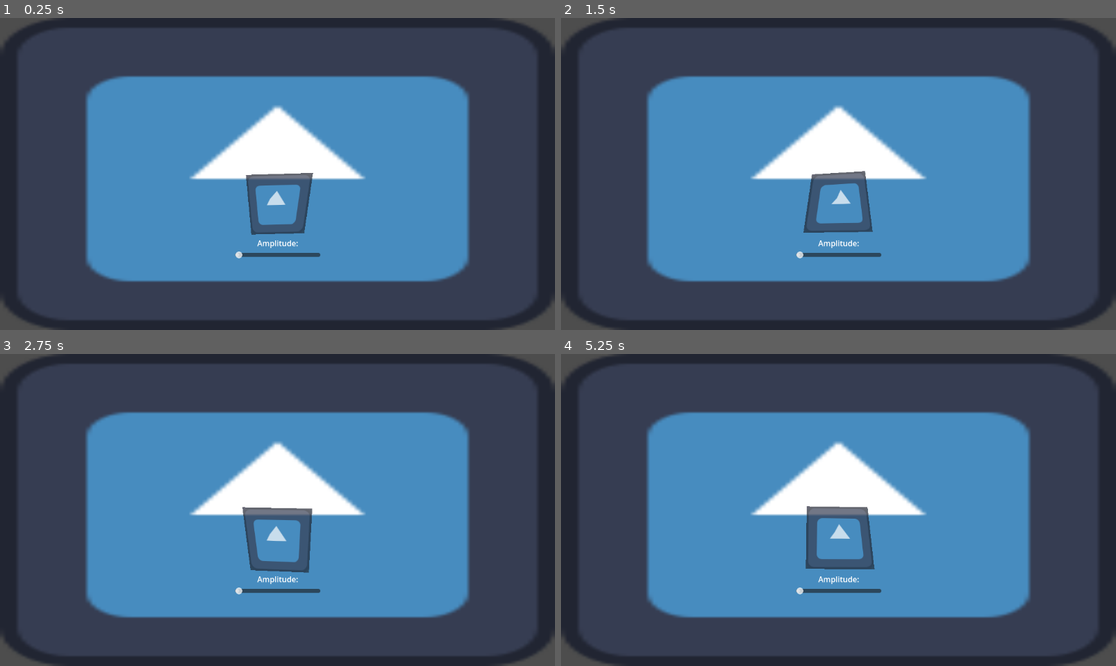
Above: before the commit, frames 1-4 (two rows, left to right).
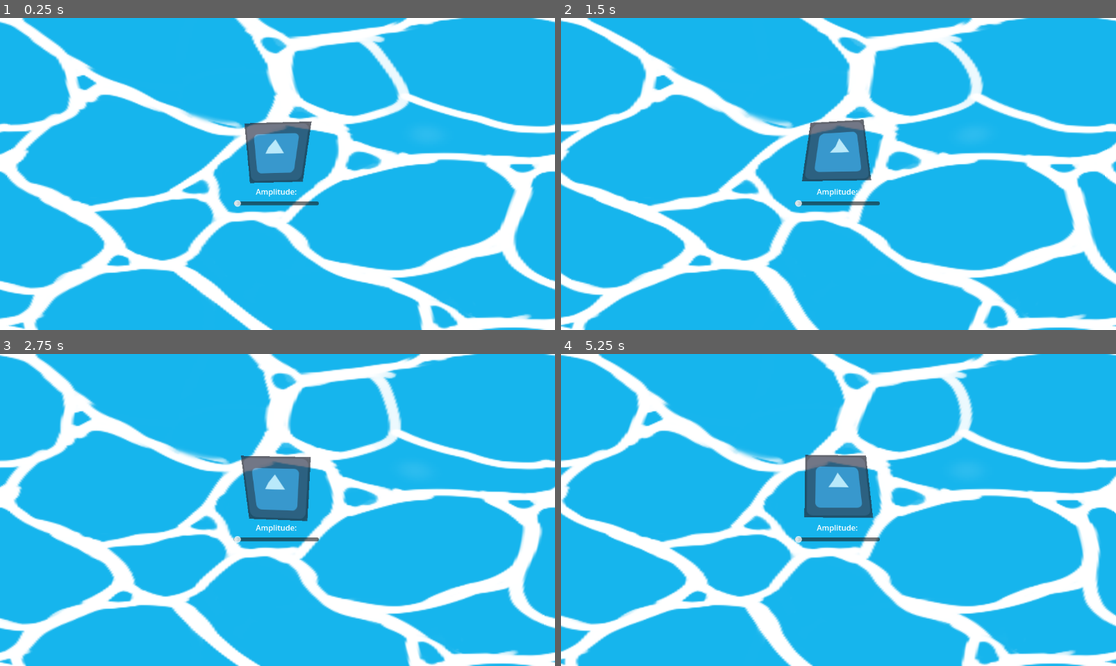
Above: after the commit, the same moments.

Repository: batako/Shader-on-Godot
Game: Godot game, scene res://main.tscn
The game is run twice, just before and just after one commit, with the same random seed, the same clock (stepped at 60 frames per second) and the same inputs. The engine's default icon, where the game draws it, is replaced by a stand-in: a white triangle on a blue panel in a dark square.
Inputs:
- Up to frame 1 (0.25 s): no input
- Up to frame 2 (1.5 s): no input
- Up to frame 3 (2.75 s): no input
- Up to frame 4 (5.25 s): no input

The runs differ from the first frame. In frame 1, 99% of the frame differs, in the area x 0-100%, y 0-100%; in frame 2, 100%; in frame 3, 100%; in frame 4, 100%.

Commit message:
水の揺らぎ追加

Diff:
--- a/main.tscn
+++ b/main.tscn
@@ -1,14 +1,11 @@
 [gd_scene load_steps=3 format=3 uid="uid://bcirow71m675d"]
 
-[ext_resource type="PackedScene" uid="uid://da38aa4f5qbwu" path="res://scenes/amplitude.tscn" id="1_6vf11"]
-[ext_resource type="Texture2D" uid="uid://c4gx6b6xikrrn" path="res://assets/images/icon.svg" id="2_pa5kk"]
+[ext_resource type="PackedScene" uid="uid://bsho6ve25oaya" path="res://scenes/warter/water.tscn" id="1_5eu4e"]
+[ext_resource type="PackedScene" uid="uid://da38aa4f5qbwu" path="res://scenes/amplitude/amplitude.tscn" id="1_6vf11"]
 
 [node name="Main" type="Node2D"]
 
-[node name="Sprite2D" type="Sprite2D" parent="."]
-position = Vector2(576, 324)
-scale = Vector2(9, 5.0625)
-texture = ExtResource("2_pa5kk")
+[node name="Water" parent="." instance=ExtResource("1_5eu4e")]
 
 [node name="Node2D" parent="." instance=ExtResource("1_6vf11")]
-position = Vector2(576, 433)
+position = Vector2(573, 326)
--- a/scenes/amplitude.tscn
+++ b/scenes/amplitude/amplitude.tscn
@@ -1,6 +1,6 @@
 [gd_scene load_steps=6 format=3 uid="uid://da38aa4f5qbwu"]
 
-[ext_resource type="Script" path="res://scenes/amplitude.gd" id="1_ahive"]
+[ext_resource type="Script" path="res://scenes/amplitude/amplitude.gd" id="1_ahive"]
 [ext_resource type="Shader" path="res://shaders/amplitude.gdshader" id="2_agwr4"]
 [ext_resource type="Texture2D" uid="uid://c4gx6b6xikrrn" path="res://assets/images/icon.svg" id="3_6g8t8"]
 [ext_resource type="PackedScene" uid="uid://bn87cecg1472s" path="res://interfaces/amplitude_controller.tscn" id="4_jj8v8"]
--- /dev/null
+++ b/scenes/warter/water.gd
@@ -0,0 +1,6 @@
+extends Sprite2D
+
+
+func _on_item_rect_changed() -> void:
+	material.set_shader_parameter("aspect_ratio", scale.y / scale.x)
+	print("_on_item_rect_changed")
--- /dev/null
+++ b/scenes/warter/water.tscn
@@ -0,0 +1,21 @@
+[gd_scene load_steps=5 format=3 uid="uid://bsho6ve25oaya"]
+
+[ext_resource type="Shader" path="res://shaders/water.gdshader" id="1_q621l"]
+[ext_resource type="Texture2D" uid="uid://curijat0nhawf" path="res://assets/images/water.png" id="1_utqud"]
+[ext_resource type="Script" path="res://scenes/warter/water.gd" id="2_ii7ji"]
+
+[sub_resource type="ShaderMaterial" id="ShaderMaterial_f40a2"]
+shader = ExtResource("1_q621l")
+shader_parameter/repeat_factor = Vector2(1, 1)
+shader_parameter/wave_strength = 0.02
+shader_parameter/wave_speed = 2.0
+shader_parameter/wave_frequency = 10.0
+
+[node name="Water" type="Sprite2D"]
+material = SubResource("ShaderMaterial_f40a2")
+position = Vector2(576, 324)
+scale = Vector2(4.5, 2.53125)
+texture = ExtResource("1_utqud")
+script = ExtResource("2_ii7ji")
+
+[connection signal="item_rect_changed" from="." to="." method="_on_item_rect_changed"]
--- /dev/null
+++ b/shaders/water.gdshader
@@ -0,0 +1,24 @@
+shader_type canvas_item;
+
+// 繰り返しと波のパラメータ
+uniform vec2 repeat_factor = vec2(1.0, 1.0); // 繰り返し係数
+uniform float wave_strength = 0.02; // 波の強さ
+uniform float wave_speed = 2.0; // 波の速度
+uniform float wave_frequency = 10.0; // 波の頻度
+
+void fragment() {
+    // テクスチャのサイズを考慮したUV座標の調整
+    vec2 scaled_uv = UV * repeat_factor;
+
+    // 時間による波の変化
+    float wave = sin(scaled_uv.y * wave_frequency + TIME * wave_speed) * wave_strength;
+
+    // 波をUV座標に適用
+    vec2 waved_uv = scaled_uv + vec2(wave, 0.0);
+
+    // 繰り返し処理を考慮
+    vec2 tiled_uv = fract(waved_uv);
+
+    // テクスチャのサンプリングと色の適用
+    COLOR = texture(TEXTURE, tiled_uv);
+}
Binary file added: assets/images/water.png
Not shown, added: assets/images/water.png.import
Renamed: scenes/amplitude.gd -> scenes/amplitude/amplitude.gd
